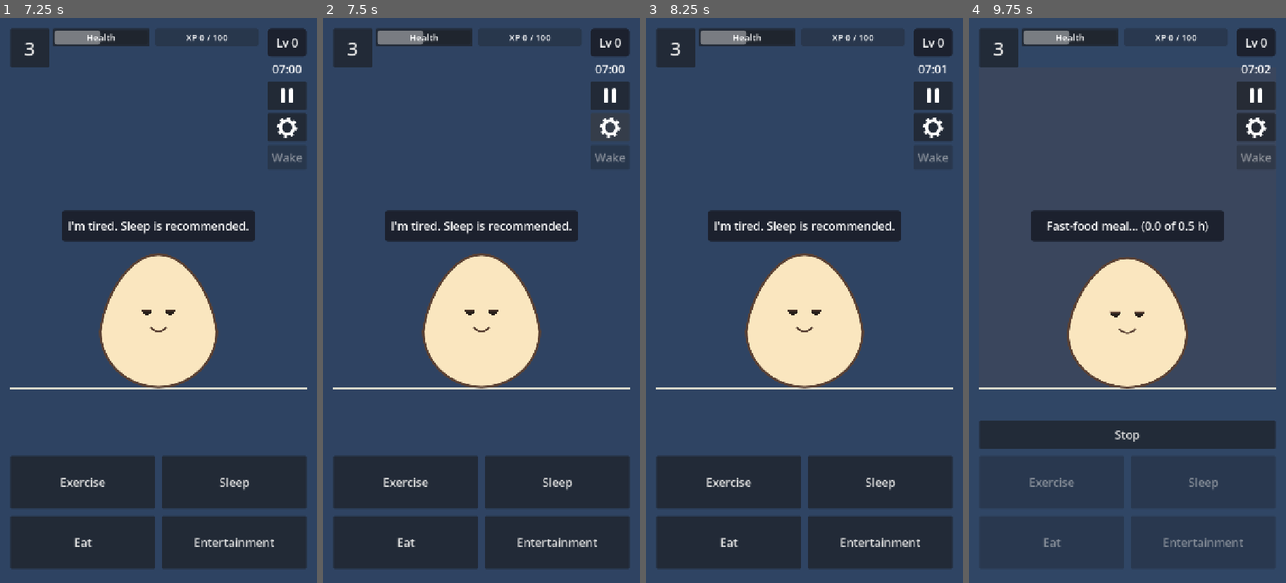
Above: before the commit, frames 1-4 (left to right).
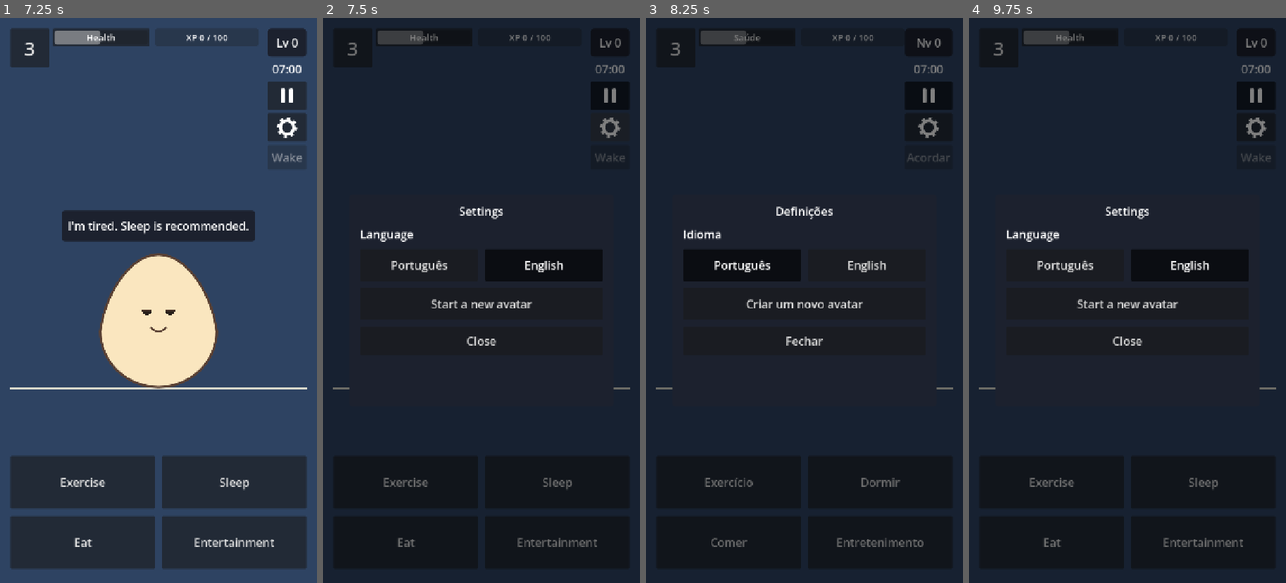
Above: after the commit, the same moments.

Repository: RomesQuiet/bio-streams-CMP
Game: Godot game, scene res://scenes/main.tscn
Two runs of this game, one before a commit and one after it. Both use one fixed random seed, a clock stepped at 60 frames per second and the inputs below.
Inputs (mouse positions are in pixels of both pictures, inside the frame that each line leads up to):
- Up to frame 1 (7.25 s): click (158, 108) at 0.52 s; type "Alex" at 0.6 s; click "Easy" at 1.25 s; click "Easy" at 2 s; click "Normal" at 2.75 s; click "Normal" at 3.5 s; click "Child (6 to 12 years)" at 4.25 s; click "Teenager (13 to 18 years)" at 5 s; click "Male" at 5.75 s; click "Start" at 6.5 s
- Up to frame 2 (7.5 s): click (611, 125) at 7.25 s
- Up to frame 3 (8.25 s): click (741, 266) at 8 s, where only the run after the commit has a clickable "Português"
- Up to frame 4 (9.75 s): click "Eat" (after the commit: "Comer") at 8.75 s; click (1190, 266) at 9.5 s, where only the run after the commit has a clickable "English"

Frame 1 is identical in both runs. In frame 2, 96% of the frame differs, in the area x 0-100%, y 0-100%; in frame 3, 96%; in frame 4, 92%.

Commit message:
Milestone 11, Task 5: settings panel
The settings button opens a panel over the whole screen with the language and
Close. It opens at any moment, pauses the day while open (sleep keeps running)
and returns to the previous state on Close. Changing the language changes every
text at once. New test: tests/settings_panel_test.gd.

Co-Authored-By: Claude Opus 5.5 <noreply@anthropic.com>

Diff:
--- a/scenes/main.tscn
+++ b/scenes/main.tscn
@@ -532,5 +532,114 @@
 size_flags_horizontal = 3
 text = "UI_SLEEP"
 
+[node name="SettingsOverlay" type="ColorRect" parent="."]
+unique_name_in_owner = true
+visible = false
+layout_mode = 1
+anchors_preset = 15
+anchor_right = 1.0
+anchor_bottom = 1.0
+grow_horizontal = 2
+grow_vertical = 2
+color = Color(0, 0, 0, 0.5)
+
+[node name="SettingsPanel" type="PanelContainer" parent="SettingsOverlay"]
+layout_mode = 1
+anchors_preset = 8
+anchor_left = 0.5
+anchor_top = 0.5
+anchor_right = 0.5
+anchor_bottom = 0.5
+offset_left = -300.0
+offset_top = -240.0
+offset_right = 300.0
+offset_bottom = 240.0
+grow_horizontal = 2
+grow_vertical = 2
+
+[node name="Margin" type="MarginContainer" parent="SettingsOverlay/SettingsPanel"]
+layout_mode = 2
+theme_override_constants/margin_left = 24
+theme_override_constants/margin_top = 20
+theme_override_constants/margin_right = 24
+theme_override_constants/margin_bottom = 24
+
+[node name="Content" type="VBoxContainer" parent="SettingsOverlay/SettingsPanel/Margin"]
+layout_mode = 2
+theme_override_constants/separation = 16
+
+[node name="SettingsTitle" type="Label" parent="SettingsOverlay/SettingsPanel/Margin/Content"]
+layout_mode = 2
+text = "SETTINGS_TITLE"
+horizontal_alignment = 1
+
+[node name="LanguageLabel" type="Label" parent="SettingsOverlay/SettingsPanel/Margin/Content"]
+layout_mode = 2
+text = "SETTINGS_LANGUAGE"
+
+[node name="LanguageButtons" type="HBoxContainer" parent="SettingsOverlay/SettingsPanel/Margin/Content"]
+layout_mode = 2
+theme_override_constants/separation = 16
+
+[node name="PortugueseButton" type="Button" parent="SettingsOverlay/SettingsPanel/Margin/Content/LanguageButtons"]
+unique_name_in_owner = true
+auto_translate_mode = 2
+custom_minimum_size = Vector2(0, 72)
+layout_mode = 2
+size_flags_horizontal = 3
+toggle_mode = true
+text = "Português"
+
+[node name="EnglishButton" type="Button" parent="SettingsOverlay/SettingsPanel/Margin/Content/LanguageButtons"]
+unique_name_in_owner = true
+auto_translate_mode = 2
+custom_minimum_size = Vector2(0, 72)
+layout_mode = 2
+size_flags_horizontal = 3
+toggle_mode = true
+text = "English"
+
+[node name="NewAvatarButton" type="Button" parent="SettingsOverlay/SettingsPanel/Margin/Content"]
+unique_name_in_owner = true
+custom_minimum_size = Vector2(0, 72)
+layout_mode = 2
+text = "SETTINGS_NEW_AVATAR"
+
+[node name="ConfirmBox" type="VBoxContainer" parent="SettingsOverlay/SettingsPanel/Margin/Content"]
+unique_name_in_owner = true
+visible = false
+layout_mode = 2
+theme_override_constants/separation = 12
+
+[node name="WarningLabel" type="Label" parent="SettingsOverlay/SettingsPanel/Margin/Content/ConfirmBox"]
+layout_mode = 2
+text = "SETTINGS_NEW_AVATAR_WARNING"
+horizontal_alignment = 1
+autowrap_mode = 3
+
+[node name="ConfirmButtons" type="HBoxContainer" parent="SettingsOverlay/SettingsPanel/Margin/Content/ConfirmBox"]
+layout_mode = 2
+theme_override_constants/separation = 16
+
+[node name="ConfirmCancelButton" type="Button" parent="SettingsOverlay/SettingsPanel/Margin/Content/ConfirmBox/ConfirmButtons"]
+unique_name_in_owner = true
+custom_minimum_size = Vector2(0, 72)
+layout_mode = 2
+size_flags_horizontal = 3
+text = "UI_CANCEL"
+
+[node name="ConfirmNewAvatarButton" type="Button" parent="SettingsOverlay/SettingsPanel/Margin/Content/ConfirmBox/ConfirmButtons"]
+unique_name_in_owner = true
+custom_minimum_size = Vector2(0, 72)
+layout_mode = 2
+size_flags_horizontal = 3
+text = "SETTINGS_NEW_AVATAR_CONFIRM"
+
+[node name="SettingsCloseButton" type="Button" parent="SettingsOverlay/SettingsPanel/Margin/Content"]
+unique_name_in_owner = true
+custom_minimum_size = Vector2(0, 64)
+layout_mode = 2
+text = "SETTINGS_CLOSE"
+
 [node name="DebugPanel" parent="." instance=ExtResource("6_debug")]
 layout_mode = 0
--- a/scripts/ui/main.gd
+++ b/scripts/ui/main.gd
@@ -70,6 +70,9 @@
 @onready var sleep_panel: PanelContainer = %SleepPanel
 @onready var sleep_slider: HSlider = %SleepSlider
 @onready var sleep_info_label: Label = %SleepInfoLabel
+@onready var settings_overlay: Control = %SettingsOverlay
+@onready var portuguese_button: Button = %PortugueseButton
+@onready var english_button: Button = %EnglishButton
 
 var _backdrop_tween: Tween
 ## A short message (such as "Level up!") shown instead of the normal speech for a moment:
@@ -78,6 +81,8 @@
 var _flash_args := []
 ## The activity whose options are in the options panel.
 var _options_activity := ""
+## Whether opening the settings paused the day, so closing them starts it again.
+var _paused_by_settings := false
 
 
 func _ready() -> void:
@@ -95,11 +100,19 @@
 	values_panel.visible = false
 	sleep_panel.visible = false
 	options_panel.visible = false
+	settings_overlay.visible = false
+	var languages := ButtonGroup.new()
+	portuguese_button.button_group = languages
+	english_button.button_group = languages
 
 	health_level_button.pressed.connect(_toggle_health_panel)
 	health_bar_button.pressed.connect(_toggle_health_panel)
 	physical_button.pressed.connect(_toggle_values_panel)
 	pause_button.pressed.connect(Clock.toggle_pause)
+	%SettingsButton.pressed.connect(_open_settings)
+	%SettingsCloseButton.pressed.connect(_close_settings)
+	portuguese_button.pressed.connect(Settings.set_language.bind("pt"))
+	english_button.pressed.connect(Settings.set_language.bind("en"))
 	wake_button.pressed.connect(Clock.wake_up)
 	sleep_button.pressed.connect(_on_sleep_button_pressed)
 	exercise_button.pressed.connect(_open_options.bind("exercise"))
@@ -151,6 +164,25 @@
 		_open_options(_options_activity)
 	if not _flash_key.is_empty():
 		_show_flash()
+
+
+## The settings open at any moment, even during an activity. They cover the screen, so nothing
+## else can be pressed. The day pauses while they are open; sleep cannot pause and keeps running.
+func _open_settings() -> void:
+	portuguese_button.set_pressed_no_signal(Settings.language == "pt")
+	english_button.set_pressed_no_signal(Settings.language == "en")
+	settings_overlay.show()
+	if Clock.phase == Clock.Phase.DAY and not Clock.paused:
+		_paused_by_settings = true
+		Clock.set_paused(true)
+
+
+## Back to how the game was before the settings opened.
+func _close_settings() -> void:
+	settings_overlay.hide()
+	if _paused_by_settings:
+		_paused_by_settings = false
+		Clock.set_paused(false)
 
 
 func _on_leveled_up(new_level: int) -> void:
--- /dev/null
+++ b/tests/settings_panel_test.gd
@@ -0,0 +1,107 @@
+extends SceneTree
+## Tests for the settings panel (Milestone 11, Task 5). Run from the project folder (after --import):
+##   Godot --headless --path . -s res://tests/settings_panel_test.gd
+## Opening and closing, the pause while it is open, and every text on the main screen changing
+## language at once, without a reload. Uses test files, so nothing real is touched.
+
+const TEST_SETTINGS := "user://test_settings.json"
+
+var _failures := 0
+var main: Node
+var settings: Node
+var clock: Node
+var activities: Node
+
+
+func _process(_delta: float) -> bool:
+	settings = root.get_node("Settings")
+	clock = root.get_node("Clock")
+	activities = root.get_node("Activities")
+	var save_game: Node = root.get_node("SaveGame")
+	save_game.save_path = "user://test_save.json"
+	save_game.use_web_storage = false
+	save_game.auto_save_enabled = false
+	settings.settings_path = TEST_SETTINGS
+	settings.use_web_storage = false
+	settings.set_language("en")
+	activities.reset()
+	root.get_node("GameState").reset()
+	clock.reset()
+	root.get_node("GameState").start_new_avatar("Test", "child", "female", "normal")
+	main = load("res://scenes/main.tscn").instantiate()
+	root.add_child(main)
+
+	_test_open_and_close()
+	_test_language()
+
+	main.queue_free()
+	settings.set_language("en")
+	DirAccess.remove_absolute(TEST_SETTINGS)
+	print("%s (%d failed)" % ["ALL PASSED" if _failures == 0 else "SOME FAILED", _failures])
+	quit(1 if _failures > 0 else 0)
+	return true
+
+
+func _test_open_and_close() -> void:
+	var button: Button = main.get_node("%SettingsButton")
+	var close: Button = main.get_node("%SettingsCloseButton")
+	_check("the settings start closed", not main.settings_overlay.visible)
+	button.pressed.emit()
+	_check("the settings button opens them", main.settings_overlay.visible)
+	_check("the day pauses while they are open", clock.paused)
+	close.pressed.emit()
+	_check("Close closes them", not main.settings_overlay.visible)
+	_check("the day runs again", not clock.paused)
+
+	clock.set_paused(true)
+	button.pressed.emit()
+	close.pressed.emit()
+	_check("a day the player had paused stays paused", clock.paused)
+	clock.set_paused(false)
+
+	activities.start("exercise", "cardio")
+	button.pressed.emit()
+	_check("they open during an activity, and the activity pauses", main.settings_overlay.visible and clock.paused and activities.is_running())
+	close.pressed.emit()
+	_check("...and it goes on after Close", not clock.paused and activities.is_running())
+	activities.stop()
+
+	root.get_node("GameState").hours_awake = root.get_node("Config").get_float("sleep.can_sleep_awake_h")
+	activities.start("sleep", "sleep", 8.0)
+	button.pressed.emit()
+	_check("they open during sleep, and sleep keeps running", main.settings_overlay.visible and not clock.paused
+			and clock.phase == clock.Phase.SLEEPING)
+	close.pressed.emit()
+	activities.stop()
+	clock.wake_up()
+
+
+func _test_language() -> void:
+	var button: Button = main.get_node("%SettingsButton")
+	main._open_options("eat")
+	button.pressed.emit()
+	_check("the button of the language in use is pressed", main.english_button.button_pressed and not main.portuguese_button.button_pressed)
+	var english_speech: String = main.speech_label.text
+	main.portuguese_button.pressed.emit()
+	_check("pressing a language changes it", settings.language == "pt")
+	_check("the numbers follow at once", main.weight_label.text.contains(","))
+	_check("the values box follows at once", main.diet_label.text.contains("Qualidade"))
+	_check("an open list of options follows at once", main.option_buttons.get_child(0).text.contains("Refeição saudável"))
+	_check("the sleep information follows at once", main.sleep_info_label.text.contains("de sono"))
+	_check("the speech follows at once", main.speech_label.text != english_speech)
+	_check("a button translates its key", main.tr(main.get_node("%EatButton").text) == "Comer")
+	_check("the language buttons stay in their own language", main.tr(main.portuguese_button.text) == "Português"
+			and main.tr(main.english_button.text) == "English")
+	main.get_node("%SettingsCloseButton").pressed.emit()
+	main._flash("SPEECH_LEVEL_UP", [3])
+	_check("a Level up message is in Portuguese", main.speech_label.text == "Subiste de nível! Nível 3")
+	main.english_button.pressed.emit()
+	_check("...and follows the language too", main.speech_label.text == "Level up! Level 3")
+	_check("back in English", main.diet_label.text.contains("Diet quality") and main.weight_label.text.contains("."))
+	main.options_panel.hide()
+
+
+func _check(name: String, ok: bool) -> void:
+	if not ok:
+		_failures += 1
+	print("%s: %s" % ["PASS" if ok else "FAIL", name])
--- a/translations/strings.csv
+++ b/translations/strings.csv
@@ -77,3 +77,9 @@
 ACTIVITY_ENTERTAINMENT,Entertainment,Entretenimento
 ACTIVITY_SCREENS,Screens,Ecrãs
 ACTIVITY_FOOTBALL,Football,Futebol
+SETTINGS_TITLE,Settings,Definições
+SETTINGS_LANGUAGE,Language,Idioma
+SETTINGS_NEW_AVATAR,Start a new avatar,Criar um novo avatar
+SETTINGS_NEW_AVATAR_WARNING,This avatar will be lost. This cannot be undone.,Este avatar vai perder-se. Isto não pode ser desfeito.
+SETTINGS_NEW_AVATAR_CONFIRM,"Yes, start again","Sim, recomeçar"
+SETTINGS_CLOSE,Close,Fechar
Not shown, added: tests/settings_panel_test.gd.uid
